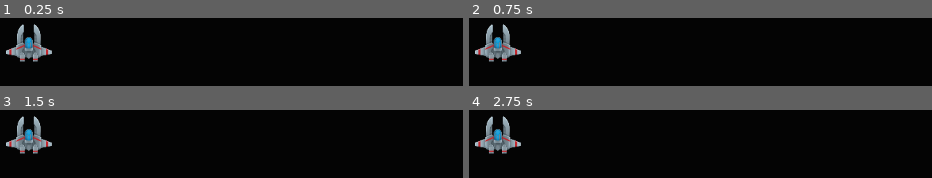
Above: before the commit, frames 1-4 (two rows, left to right).
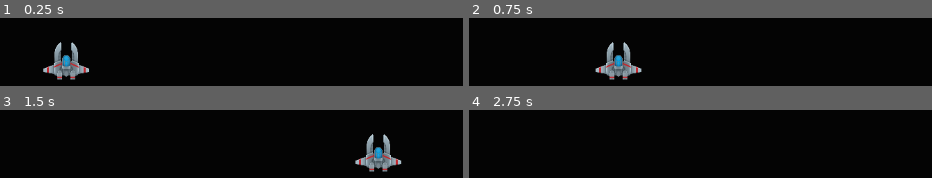
Above: after the commit, the same moments.

Repository: mlynns2009/Space-game-1
Game: Godot game, scene res://Game.tscn
Same seed, same stepped clock (60 frames per second), same inputs: the game is played once before the commit and once after it. Before the commit the project has no main scene; this scene is started directly in both runs.
Inputs:
- Up to frame 1 (0.25 s): no input
- Up to frame 2 (0.75 s): tap Enter at 0.5 s; hold D (player_right) from 0.53 s (still down)
- Up to frame 3 (1.5 s): release D (player_right) at 1.28 s
- Up to frame 4 (2.75 s): tap Space at 2 s; hold D (player_right) from 2.03 s (still down)

The runs differ from the first frame. In frame 1, 5.3% of the frame differs, in the area x 1-20%, y 8-92%; in frame 2, 5.3%, in the area x 1-38%, y 8-92%; in frame 3, 5.3%; in frame 4, 2.6%.

Commit message:
Shooter moving left
Added code so when i press the left arrow my shooter will move left.

Diff:
--- a/Game.tscn
+++ b/Game.tscn
@@ -5,4 +5,4 @@
 [node name="GAME" type="Node2D"]
 
 [node name="Player" parent="." instance=ExtResource("1_wbfu4")]
-position = Vector2(526, 554)
+position = Vector2(580, 580)
--- a/player.gd
+++ b/player.gd
@@ -2,10 +2,11 @@
 
 
 
-func _ready() -> void:
+func _ready():
 	pass
 
 
 
-func _process(delta: float) -> void:
-		pass
+func _process(delta):
+	if Input.is_action_pressed("player_right"):
+		position.x +=10
--- a/project.godot
+++ b/project.godot
@@ -11,6 +11,7 @@
 [application]
 
 config/name="New Game Project"
+run/main_scene="uid://bm46fd1ur8sgd"
 config/features=PackedStringArray("4.4", "Forward Plus")
 config/icon="res://icon.svg"
 
